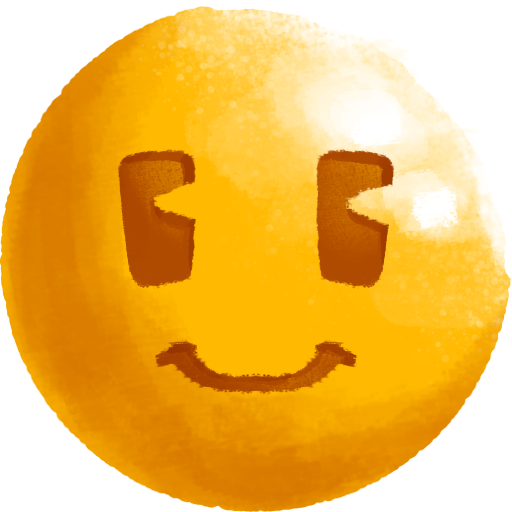
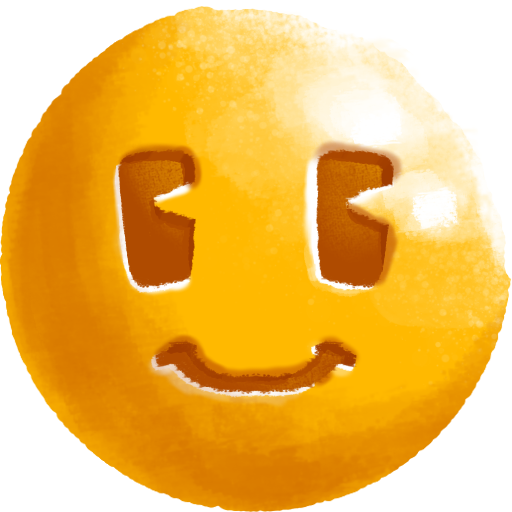
Layered file, before and after one edit (w=512, h=512). Changes by layer:
moved "Group 7" above "Paint Layer 4" over left=111, top=139, right=404, bottom=408
painted on "Paint Layer 8" over left=111, top=139, right=404, bottom=408
painted on "Paint Layer 5" over left=111, top=139, right=404, bottom=408
painted on "Paint Layer 4" over left=111, top=139, right=404, bottom=408
painted on "Paint Layer 2" over left=111, top=139, right=404, bottom=408
painted on "Paint Layer 1" over left=111, top=139, right=404, bottom=408